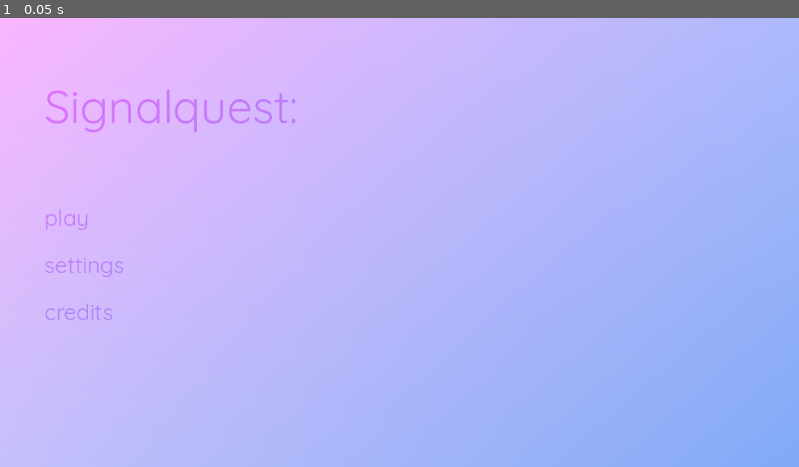
Above: before the commit, frame 1.
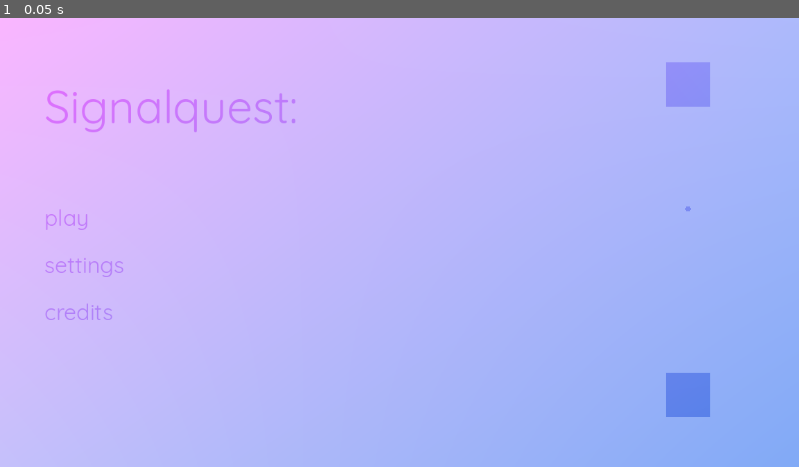
Above: after the commit, the same moment.

Repository: Username4D/signal_quest
Game: Godot game, scene res://scenes/main_menu.tscn
Two runs of this game, one before a commit and one after it. Both use one fixed random seed, a clock stepped at 60 frames per second and the inputs below.
Inputs:
- Up to frame 1 (0.05 s): no input

The runs differ from the first frame. In frame 1, 1.1% of the frame differs, in the area x 83-89%, y 9-89%.

Commit message:
added deco to main menu, small fix to emitter

Diff:
--- a/scenes/main_menu.tscn
+++ b/scenes/main_menu.tscn
@@ -1,8 +1,10 @@
-[gd_scene load_steps=16 format=3 uid="uid://dfrtywmnvxhtp"]
+[gd_scene load_steps=18 format=3 uid="uid://dfrtywmnvxhtp"]
 
 [ext_resource type="Script" uid="uid://c4dp8el6n5xsq" path="res://scenes/main_menu.gd" id="1_l6cm7"]
 [ext_resource type="Shader" uid="uid://b1qnwyojwnbjx" path="res://resources/gradient.gdshader" id="2_ekxnf"]
 [ext_resource type="FontFile" uid="uid://14dupcwgowyv" path="res://assets/Quicksand-VariableFont_wght.ttf" id="3_bqqt6"]
+[ext_resource type="PackedScene" uid="uid://dxmotkl4kj0te" path="res://scenes/signal.tscn" id="4_8ln24"]
+[ext_resource type="PackedScene" uid="uid://3gg7kmtytfne" path="res://scenes/wall.tscn" id="5_rtw2f"]
 
 [sub_resource type="ShaderMaterial" id="ShaderMaterial_bqqt6"]
 shader = ExtResource("2_ekxnf")
@@ -113,3 +115,13 @@
 theme_override_styles/focus = SubResource("StyleBoxEmpty_oa1go")
 text = "credits"
 alignment = 0
+
+[node name="signal" parent="." instance=ExtResource("4_8ln24")]
+position = Vector2(992, 288)
+rotation_virtual = -90
+
+[node name="wall" parent="." instance=ExtResource("5_rtw2f")]
+position = Vector2(992, 96)
+
+[node name="wall2" parent="." instance=ExtResource("5_rtw2f")]
+position = Vector2(992, 544)
--- a/scripts/audio_handler.gd
+++ b/scripts/audio_handler.gd
@@ -8,7 +8,7 @@
 	if audio == "start":
 		stream.volume_db -= 16
 	host.add_child.call_deferred(stream)
-	await get_tree().process_frame
+
 	stream.playing = true
 	await stream.finished
 	stream.queue_free()
--- a/scripts/signal.gd
+++ b/scripts/signal.gd
@@ -2,7 +2,7 @@
 
 const speed = 250
 
-var rotation_virtual = 0
+@export var rotation_virtual = 0
 
 func _physics_process(delta: float) -> void:
 
@@ -43,4 +43,5 @@
 	self.queue_free()
 
 func _ready() -> void:
-	self.get_parent().get_parent().build.connect(stop)
+	if self.get_parent().get_parent().has_signal("build"):
+		self.get_parent().get_parent().build.connect(stop)
--- a/scripts/signal_emitter.gd
+++ b/scripts/signal_emitter.gd
@@ -9,7 +9,7 @@
 	if passive:
 		var signal_obj = signal_scene.instantiate()
 		signal_obj.position = self.global_position
-		signal_obj.rotation = self.rotation
+		signal_obj.rotation_virtual = self.rotation_degrees
 		self.get_parent().get_parent().get_node("signals").add_child(signal_obj)
 
 func start():
@@ -17,7 +17,7 @@
 	if not passive:
 		var signal_obj = signal_scene.instantiate()
 		signal_obj.position = self.global_position
-		signal_obj.rotation = self.rotation
+		signal_obj.rotation_virtual = self.rotation_degrees
 		self.get_parent().get_parent().get_node("signals").add_child(signal_obj)
 
 func _ready() -> void:
